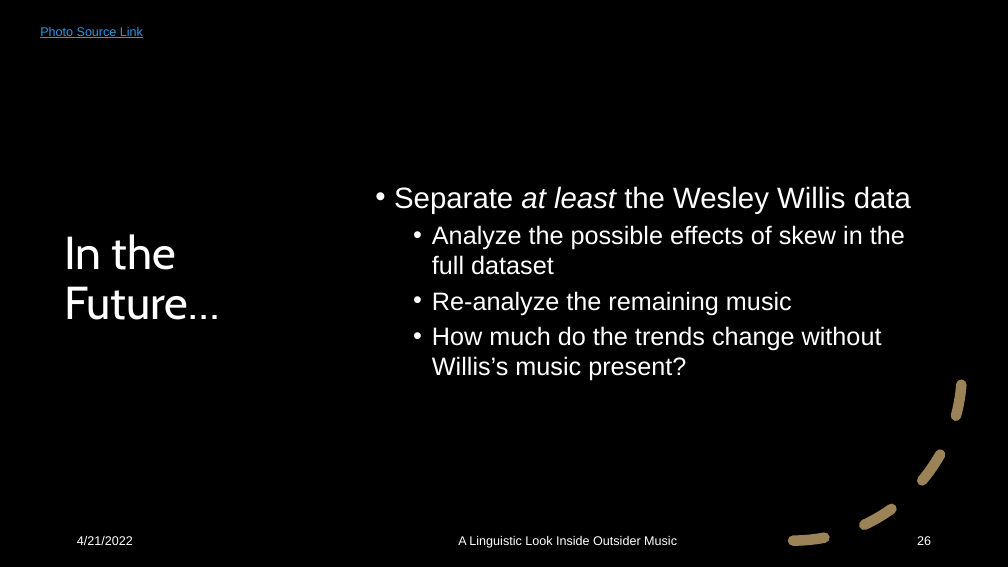
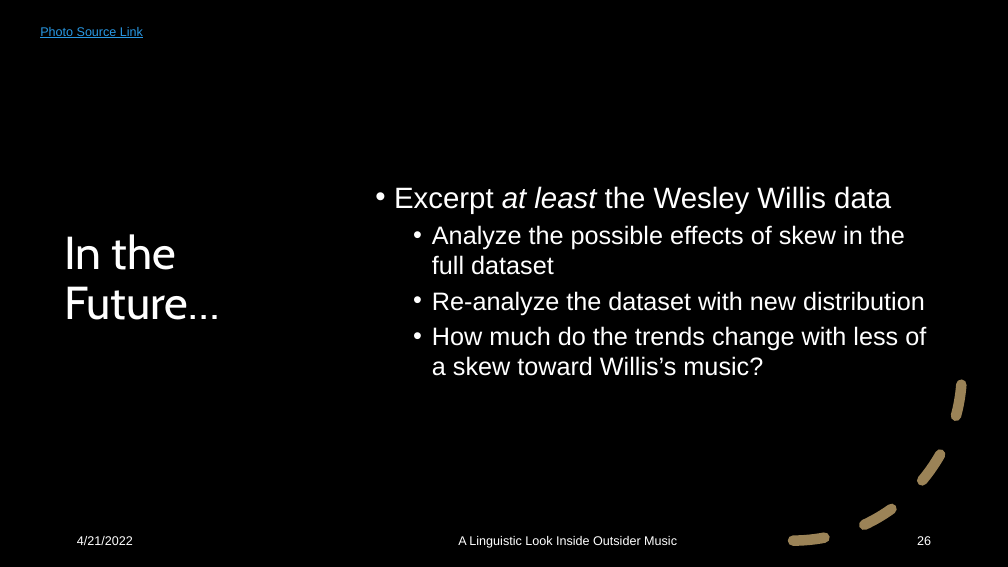
Before and after one commit to Data-Science-for-Linguists-2022/Outsider-Music-Linguistic-Analysis, a slide deck: slide 26 of presentation_4_20_22.pptx. Drawn at 1008x567 pixels with LibreOffice and Linux fonts; fonts in the diff are those of the drawing; background and template pictures are left out; a plain dark background stands for a picture behind light text. Boxes give left, top, right and bottom in pixels: in the first picture for what was removed or moved away, otherwise in the second. Text is boxed around its words. In the diff, an @@ line names an element or a change of style, - is before the commit and + after.

```diff
--- a/presentation_4_20_22.pptx
+++ b/presentation_4_20_22.pptx
@@ text at (394,186,891,213): text changed @@
-• Separate at least the Wesley Willis data
+• Excerpt at least the Wesley Willis data
@@ text at (432,291,926,376): text changed @@
-  • Re-analyze the remaining music
-  • How much do the trends change without Willis’s music present?
+  • Re-analyze the dataset with new distribution
+  • How much do the trends change with less of a skew toward Willis’s music?
```
Also in this commit, not shown: 9 other slides changed.
